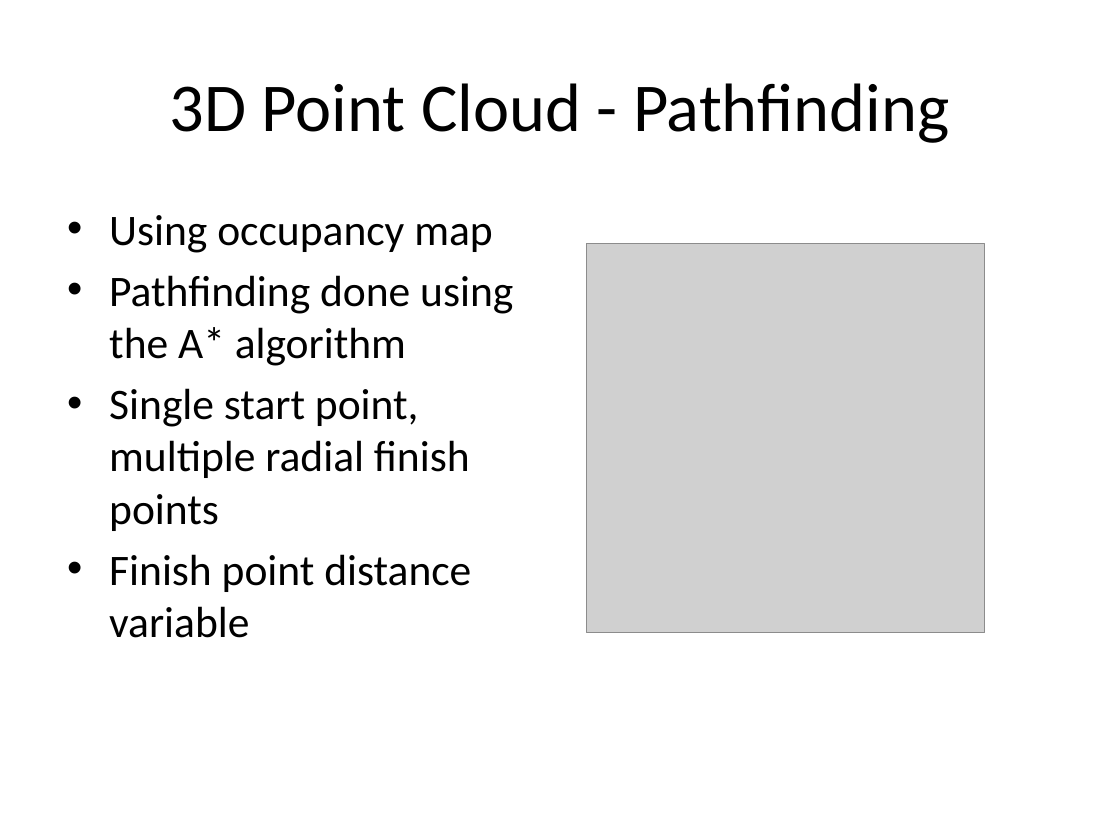
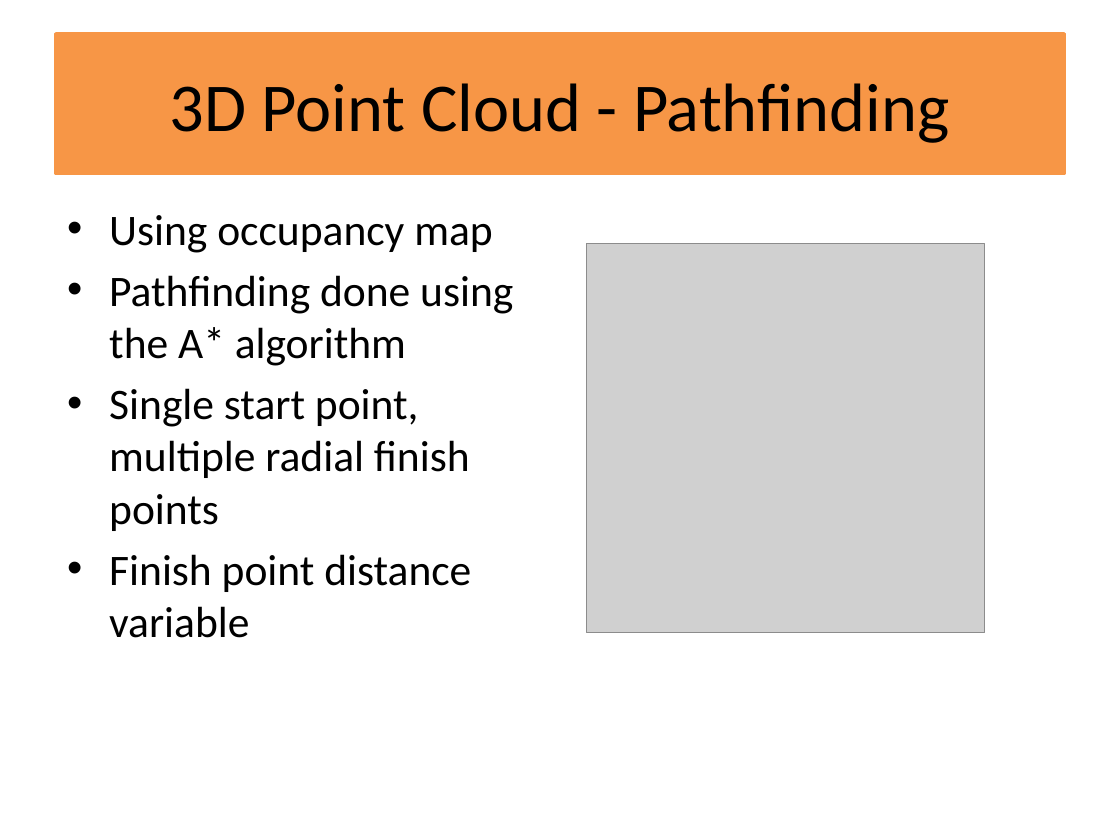
Before and after one commit to michaelwh/kinect-wheelchair, a slide deck: slide 19 of Autonomous Wheelchair using Structured Light.pptx (slide 13 before the commit). Drawn at 1120x840 pixels with LibreOffice and Linux fonts; fonts in the diff are those of the drawing; grey boxes stand for pictures. Boxes give left, top, right and bottom in pixels: in the first picture for what was removed or moved away, otherwise in the second. Text is boxed around its words. In the diff, an @@ line names an element or a change of style, - is before the commit and + after.

```diff
--- a/Autonomous Wheelchair using Structured Light.pptx
+++ b/Autonomous Wheelchair using Structured Light.pptx
@@ title "3D Point Cloud - Pathfinding": place and size @@
-title "3D Point Cloud - Pathfinding" at box(169, 83, 949, 143)
+title "3D Point Cloud - Pathfinding" at box(56, 34, 1064, 174)
@@ title "3D Point Cloud - Pathfinding" at box(56, 34, 1064, 174): fill none to #F79646; outline none to #F79646 2 pt @@
```
Also in this commit, not shown: 7 other slides changed, 9 slides added, 2 slides removed.
